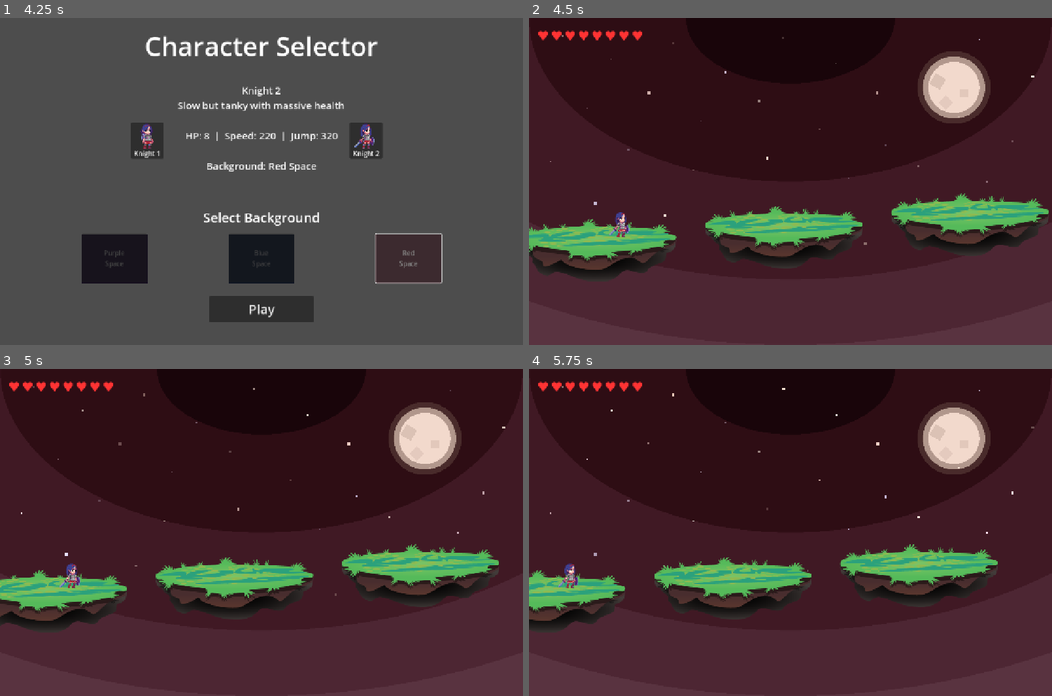
Above: before the commit, frames 1-4 (two rows, left to right).
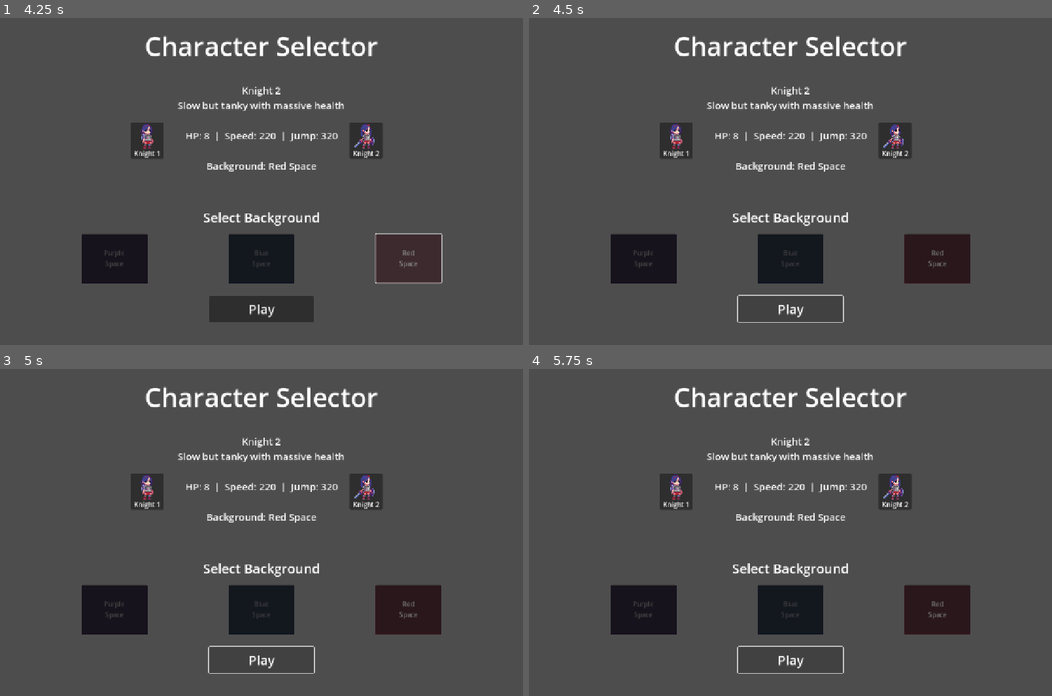
Above: after the commit, the same moments.

Repository: zxkevin168/gacha-space-birds
Game: Godot game, scene res://scenes/character_selection/character_selection.tscn
The game is run twice, just before and just after one commit, with the same random seed, the same clock (stepped at 60 frames per second) and the same inputs.
Inputs (mouse positions are in pixels of both pictures, inside the frame that each line leads up to):
- Up to frame 1 (4.25 s): click (146, 142) at 0.5 s; click (366, 142) at 1.25 s; click (115, 259) at 2 s; click (261, 259) at 2.75 s; click (407, 259) at 3.5 s
- Up to frame 2 (4.5 s): click "Play" at 4.25 s
- Up to frame 3 (5 s): no input
- Up to frame 4 (5.75 s): click (790, 660) at 5 s, where only the run after the commit has a clickable "Play"

Frame 1 is identical in both runs. In frame 2, 98% of the frame differs, in the area x 0-100%, y 0-100%; in frame 3, 98%; in frame 4, 98%.
Error after the commit: Parse Error: Function "_ready" has the same name as a previously declared function. (res://scenes/main_game/main_game.gd:40)

Commit message:
clean up platform and platforms directory

Diff:
--- a/characters/player_character.gd
+++ b/characters/player_character.gd
@@ -11,90 +11,90 @@
 var stats: CharacterStats
 
 func _ready() -> void:
-	# Load character stats from config
-	stats = CharacterStats.load_from_config(character_id)
+    # Load character stats from config
+    stats = CharacterStats.load_from_config(character_id)
 
-	# Apply stats to character
-	speed = stats.speed
-	jump_velocity = stats.jump_velocity
+    # Apply stats to character
+    speed = stats.speed
+    jump_velocity = stats.jump_velocity
 
-	# Connect to HP change signal for future UI updates
-	stats.hp_changed.connect(_on_hp_changed)
+    # Connect to HP change signal for future UI updates
+    stats.hp_changed.connect(_on_hp_changed)
 
 func _on_hp_changed(new_hp: int, max_hp: int) -> void:
-	# Check if character died from HP loss
-	if new_hp <= 0:
-		_handle_death()
+    # Check if character died from HP loss
+    if new_hp <= 0:
+        _handle_death()
 
 func _die_from_fall() -> void:
-	# Character fell off the screen
-	if stats:
-		stats.current_hp = 0
-		stats.hp_changed.emit(0, stats.max_hp)
-	_handle_death()
+    # Character fell off the screen
+    if stats:
+        stats.current_hp = 0
+        stats.hp_changed.emit(0, stats.max_hp)
+    _handle_death()
 
 func _handle_death() -> void:
-	# Handle character death
-	# Store reference to scene tree before disabling anything
-	var tree = get_tree()
-	if not tree:
-		return
+    # Handle character death
+    # Store reference to scene tree before disabling anything
+    var tree = get_tree()
+    if not tree:
+        return
 
-	# Disable physics processing to stop movement
-	set_physics_process(false)
+    # Disable physics processing to stop movement
+    set_physics_process(false)
 
-	# Wait a moment before showing game over screen
-	await tree.create_timer(0.5).timeout
+    # Wait a moment before showing game over screen
+    await tree.create_timer(0.5).timeout
 
-	# Check tree is still valid before changing scene
-	if tree:
-		tree.change_scene_to_file("res://scenes/game_over/game_over.tscn")
+    # Check tree is still valid before changing scene
+    if tree:
+        tree.change_scene_to_file("res://scenes/game_over/game_over.tscn")
 
 func _physics_process(delta: float) -> void:
-	# Check if character has fallen off screen
-	if position.y > get_viewport_rect().size.y + 100:
-		_die_from_fall()
-		return
+    # Check if character has fallen off screen
+    if position.y > get_viewport_rect().size.y + 100:
+        _die_from_fall()
+        return
 
-	# Check if character is dead
-	if stats and not stats.is_alive():
-		_handle_death()
-		return
+    # Check if character is dead
+    if stats and not stats.is_alive():
+        _handle_death()
+        return
 
-	$AnimatedSprite2D.play()
+    $AnimatedSprite2D.play()
 
-	var static_speed = Vector2.ZERO
+    var static_speed = Vector2.ZERO
 
-	# Move with the platform
-	if is_on_floor():
-		static_speed = get_slide_collision(0).get_collider().velocity
+    # Move with the platform
+    if is_on_floor():
+        static_speed = get_slide_collision(0).get_collider().velocity
 
-	# Add the gravity.
-	if not is_on_floor():
-		velocity += get_gravity() * delta
-		static_speed = Vector2.ZERO
+    # Add the gravity.
+    if not is_on_floor():
+        velocity += get_gravity() * delta
+        static_speed = Vector2.ZERO
 
-	# Handle jump.
-	if Input.is_action_just_pressed("move_jump") and is_on_floor():
-		velocity.y = jump_velocity
+    # Handle jump.
+    if Input.is_action_just_pressed("move_jump") and is_on_floor():
+        velocity.y = jump_velocity
 
-	# Get the input direction and handle the movement/deceleration
-	direction = Input.get_axis("move_left", "move_right")
-	if direction:
-		$AnimatedSprite2D.flip_h = false if direction >= 0 else true
-		velocity.x = direction * speed
-	else:
-		velocity.x = move_toward(velocity.x, static_speed.x, speed)
+    # Get the input direction and handle the movement/deceleration
+    direction = Input.get_axis("move_left", "move_right")
+    if direction:
+        $AnimatedSprite2D.flip_h = false if direction >= 0 else true
+        velocity.x = direction * speed
+    else:
+        velocity.x = move_toward(velocity.x, static_speed.x, speed)
 
 
-	if velocity.y < 0:
-		$AnimatedSprite2D.animation = "jumping"
-	elif velocity.y > 0:
-		$AnimatedSprite2D.animation = "falling"
-	elif velocity.x == static_speed.x:
-		$AnimatedSprite2D.animation = "idle"
-	else:
-		$AnimatedSprite2D.animation = "walking"
+    if velocity.y < 0:
+        $AnimatedSprite2D.animation = "jumping"
+    elif velocity.y > 0:
+        $AnimatedSprite2D.animation = "falling"
+    elif velocity.x == static_speed.x:
+        $AnimatedSprite2D.animation = "idle"
+    else:
+        $AnimatedSprite2D.animation = "walking"
 
 
-	move_and_slide()
+    move_and_slide()
--- a/level.gd
+++ /dev/null
@@ -1,31 +0,0 @@
-extends Node2D
-
-@export var platform_scene: PackedScene
-
-@onready var last_platform: Node2D = $InitialPlatform
-var screen_size
-
-# Called when the node enters the scene tree for the first time.
-func _ready() -> void:
-    $PlatformSpawner.start()
-    screen_size = get_viewport_rect().size
-
-
-# Called every frame. 'delta' is the elapsed time since the previous frame.
-func _process(_delta: float) -> void:
-    pass
-
-
-func _on_spawn_platform() -> void:
-    var platform = platform_scene.instantiate()
-
-    var spawn_position = last_platform.position
-    spawn_position.x += 400
-    const diff = 100
-    spawn_position.y += randf_range(-diff, diff)
-    const height = 30
-    spawn_position.y = clamp(spawn_position.y, 0, screen_size.y - height)
-
-    platform.position = spawn_position
-    add_child(platform)
-    last_platform = platform
--- a/level.tscn
+++ /dev/null
@@ -1,20 +0,0 @@
-[gd_scene load_steps=4 format=3 uid="uid://15wmvodqfq3y"]
-
-[ext_resource type="Script" uid="uid://0x10qny8aige" path="res://level.gd" id="1_oi3di"]
-[ext_resource type="PackedScene" uid="uid://bqrcs2tt108s3" path="res://player/player.tscn" id="1_vonw3"]
-[ext_resource type="PackedScene" uid="uid://oi0rg0scpf51" path="res://platform/platform.tscn" id="2_oi3di"]
-
-[node name="Level" type="Node2D"]
-script = ExtResource("1_oi3di")
-platform_scene = ExtResource("2_oi3di")
-
-[node name="Player" parent="." instance=ExtResource("1_vonw3")]
-position = Vector2(281, 545)
-JUMP_VELOCITY = -500.0
-
-[node name="InitialPlatform" parent="." instance=ExtResource("2_oi3di")]
-position = Vector2(237, 650)
-
-[node name="PlatformSpawner" type="Timer" parent="."]
-
-[connection signal="timeout" from="PlatformSpawner" to="." method="_on_spawn_platform"]
--- a/platform/platform.gd
+++ b/platform/platform.gd
@@ -1,13 +1,14 @@
 extends StaticBody2D
 
 var speed = 100
+var velocity = Vector2.ZERO
 
 func _ready() -> void:
     pass
 
 
 func _process(delta: float) -> void:
-    var velocity = Vector2(-1, 0) * speed * delta
+    velocity = Vector2(-1, 0) * speed * delta
     position += velocity
 
 
--- a/platforms/floor.gd
+++ /dev/null
@@ -1,17 +0,0 @@
-extends StaticBody2D
-
-@export var speed = 100
-var velocity = Vector2.ZERO
-
-# Called when the node enters the scene tree for the first time.
-func _ready() -> void:
-	pass # Replace with function body.
-
-# Called every frame. 'delta' is the elapsed time since the previous frame.
-func _process(delta: float) -> void:
-	velocity.x = -1
-	velocity = velocity.normalized() * 100
-	position += velocity * delta
-
-func _on_visible_on_screen_notifier_2d_screen_exited() -> void:
-	queue_free()
--- a/platforms/floor.tscn
+++ /dev/null
@@ -1,23 +0,0 @@
-[gd_scene load_steps=4 format=3 uid="uid://did0y04jsq2sy"]
-
-[ext_resource type="Texture2D" uid="uid://b5v72gdbxsbty" path="res://platforms/assets/platform_1.png" id="1_i3b13"]
-[ext_resource type="Script" uid="uid://byvgihhwnmjee" path="res://platforms/floor.gd" id="1_kuqtn"]
-
-[sub_resource type="RectangleShape2D" id="RectangleShape2D_4w0v5"]
-size = Vector2(384, 112)
-
-[node name="floor" type="StaticBody2D"]
-script = ExtResource("1_kuqtn")
-metadata/_edit_group_ = true
-
-[node name="Sprite2D" type="Sprite2D" parent="."]
-texture = ExtResource("1_i3b13")
-
-[node name="CollisionShape2D" type="CollisionShape2D" parent="."]
-position = Vector2(0, 24)
-shape = SubResource("RectangleShape2D_4w0v5")
-
-[node name="VisibleOnScreenNotifier2D" type="VisibleOnScreenNotifier2D" parent="."]
-rect = Rect2(-192, -64, 384, 144)
-
-[connection signal="screen_exited" from="VisibleOnScreenNotifier2D" to="." method="_on_visible_on_screen_notifier_2d_screen_exited"]
--- a/player/player.gd
+++ /dev/null
@@ -1,25 +0,0 @@
-extends CharacterBody2D
-
-
-@export var SPEED = 300.0
-@export var JUMP_VELOCITY = -400.0
-
-
-func _physics_process(delta: float) -> void:
-    # Add the gravity.
-    if not is_on_floor():
-        velocity += get_gravity() * delta
-
-    # Handle jump.
-    if Input.is_action_just_pressed("ui_accept") and is_on_floor():
-        velocity.y = JUMP_VELOCITY
-
-    # Get the input direction and handle the movement/deceleration.
-    # As good practice, you should replace UI actions with custom gameplay actions.
-    var direction := Input.get_axis("ui_left", "ui_right")
-    if direction:
-        velocity.x = direction * SPEED
-    else:
-        velocity.x = move_toward(velocity.x, 0, SPEED)
-
-    move_and_slide()
--- a/player/player.tscn
+++ /dev/null
@@ -1,17 +0,0 @@
-[gd_scene load_steps=3 format=3 uid="uid://bqrcs2tt108s3"]
-
-[ext_resource type="Script" uid="uid://dnreik5lamqlx" path="res://player/player.gd" id="1_oul6g"]
-
-[sub_resource type="RectangleShape2D" id="RectangleShape2D_kqu6x"]
-size = Vector2(40, 40)
-
-[node name="Player" type="CharacterBody2D"]
-script = ExtResource("1_oul6g")
-
-[node name="Sprite" type="ColorRect" parent="."]
-offset_right = 40.0
-offset_bottom = 40.0
-
-[node name="CollisionShape2D" type="CollisionShape2D" parent="."]
-position = Vector2(20, 20)
-shape = SubResource("RectangleShape2D_kqu6x")
--- a/scenes/character_selection/character_selection.gd
+++ b/scenes/character_selection/character_selection.gd
@@ -8,61 +8,61 @@
 
 # Called when the node enters the scene tree for the first time.
 func _ready() -> void:
-	# Load character stats from config files
-	character_stats[1] = CharacterStats.load_from_config(1)
-	character_stats[2] = CharacterStats.load_from_config(2)
+    # Load character stats from config files
+    character_stats[1] = CharacterStats.load_from_config(1)
+    character_stats[2] = CharacterStats.load_from_config(2)
 
-	character_array = {1: {"name": "Knight 1", "animation": $knight1_animation}, 2: {"name": "Knight 2", "animation": $knight2_animation}}
-	background_array = {1: {"name": "Purple Space"}, 2: {"name": "Blue Space"}, 3: {"name": "Red Space"}}
-	_update_bg_previews()
-	_update_character_info()
+    character_array = {1: {"name": "Knight 1", "animation": $knight1_animation}, 2: {"name": "Knight 2", "animation": $knight2_animation}}
+    background_array = {1: {"name": "Purple Space"}, 2: {"name": "Blue Space"}, 3: {"name": "Red Space"}}
+    _update_bg_previews()
+    _update_character_info()
 
 # Called every frame. 'delta' is the elapsed time since the previous frame.
 func _process(delta: float) -> void:
-	for each in character_array:
-		if each == selected_char:
-			character_array[each]["animation"].play()
-		else:
-			character_array[each]["animation"].stop()
+    for each in character_array:
+        if each == selected_char:
+            character_array[each]["animation"].play()
+        else:
+            character_array[each]["animation"].stop()
 
-	_update_bg_previews()
+    _update_bg_previews()
 
 func _update_character_info() -> void:
-	var stats = character_stats[selected_char]
-	var info_text = stats.character_name
-	info_text += "\n" + stats.description
-	info_text += "\n"
-	info_text += "\nHP: " + str(stats.max_hp) + "  |  Speed: " + str(int(stats.speed)) + "  |  Jump: " + str(int(abs(stats.jump_velocity)))
-	info_text += "\n\nBackground: " + background_array[selected_bg]["name"]
+    var stats = character_stats[selected_char]
+    var info_text = stats.character_name
+    info_text += "\n" + stats.description
+    info_text += "\n"
+    info_text += "\nHP: " + str(stats.max_hp) + "  |  Speed: " + str(int(stats.speed)) + "  |  Jump: " + str(int(abs(stats.jump_velocity)))
+    info_text += "\n\nBackground: " + background_array[selected_bg]["name"]
 
-	$selected_info.text = info_text
+    $selected_info.text = info_text
 
 func _update_bg_previews() -> void:
-	$bg1_preview.modulate = Color(0.5, 0.5, 0.5, 1) if selected_bg != 1 else Color(1, 1, 1, 1)
-	$bg2_preview.modulate = Color(0.5, 0.5, 0.5, 1) if selected_bg != 2 else Color(1, 1, 1, 1)
-	$bg3_preview.modulate = Color(0.5, 0.5, 0.5, 1) if selected_bg != 3 else Color(1, 1, 1, 1)
+    $bg1_preview.modulate = Color(0.5, 0.5, 0.5, 1) if selected_bg != 1 else Color(1, 1, 1, 1)
+    $bg2_preview.modulate = Color(0.5, 0.5, 0.5, 1) if selected_bg != 2 else Color(1, 1, 1, 1)
+    $bg3_preview.modulate = Color(0.5, 0.5, 0.5, 1) if selected_bg != 3 else Color(1, 1, 1, 1)
 
 func _on_knight_1_button_pressed() -> void:
-	selected_char = 1
-	_update_character_info()
+    selected_char = 1
+    _update_character_info()
 
 func _on_knight_2_button_pressed() -> void:
-	selected_char = 2
-	_update_character_info()
+    selected_char = 2
+    _update_character_info()
 
 func _on_bg_1_button_pressed() -> void:
-	selected_bg = 1
-	_update_character_info()
+    selected_bg = 1
+    _update_character_info()
 
 func _on_bg_2_button_pressed() -> void:
-	selected_bg = 2
-	_update_character_info()
+    selected_bg = 2
+    _update_character_info()
 
 func _on_bg_3_button_pressed() -> void:
-	selected_bg = 3
-	_update_character_info()
+    selected_bg = 3
+    _update_character_info()
 
 func _on_play_button_pressed() -> void:
-	Global.selected_character = selected_char
-	Global.selected_background = selected_bg
-	get_tree().change_scene_to_file("res://scenes/main_game/main_game.tscn")
+    Global.selected_character = selected_char
+    Global.selected_background = selected_bg
+    get_tree().change_scene_to_file("res://scenes/main_game/main_game.tscn")
--- a/scenes/character_selection/character_selection.tscn
+++ b/scenes/character_selection/character_selection.tscn
@@ -175,6 +175,7 @@
 color = Color(0.08, 0.15, 0.3, 1)
 
 [node name="bg2_label" type="Label" parent="bg2_preview"]
+layout_mode = 0
 offset_right = 160.0
 offset_bottom = 120.0
 text = "Blue
@@ -196,6 +197,7 @@
 color = Color(0.25, 0.08, 0.12, 1)
 
 [node name="bg3_label" type="Label" parent="bg3_preview"]
+layout_mode = 0
 offset_right = 160.0
 offset_bottom = 120.0
 text = "Red
--- a/scenes/game_over/game_over.gd
+++ b/scenes/game_over/game_over.gd
@@ -1,6 +1,6 @@
 extends Control
 
 func _ready() -> void:
-	# Wait 2 seconds before transitioning to character selection
-	await get_tree().create_timer(2.0).timeout
-	get_tree().change_scene_to_file("res://scenes/character_selection/character_selection.tscn")
+    # Wait 2 seconds before transitioning to character selection
+    await get_tree().create_timer(2.0).timeout
+    get_tree().change_scene_to_file("res://scenes/character_selection/character_selection.tscn")
--- a/scenes/main_game/main_game.gd
+++ b/scenes/main_game/main_game.gd
@@ -2,50 +2,61 @@
 
 @export var platform_scene: PackedScene
 @export var max_jump = 30
+
+@onready var last_platform: Node2D = $StartPlatform
 var prev_platform_vector_y = 505
 var rng = RandomNumberGenerator.new()
 var characters: Array[String] = ["res://characters/knight1.tscn", "res://characters/knight2.tscn"]
 var backgrounds: Array[String] = [
-	"res://scenes/backgrounds/space_purple.tscn",
-	"res://scenes/backgrounds/space_blue.tscn",
-	"res://scenes/backgrounds/space_red.tscn"
+    "res://scenes/backgrounds/space_purple.tscn",
+    "res://scenes/backgrounds/space_blue.tscn",
+    "res://scenes/backgrounds/space_red.tscn"
 ]
 
 # Called when the node enters the scene tree for the first time.
 func _ready() -> void:
-	# Load selected background
-	var bg_path: String = backgrounds[Global.selected_background - 1]
-	var background = load(bg_path).instantiate()
-	add_child(background)
+    # Load selected background
+    var bg_path: String = backgrounds[Global.selected_background - 1]
+    var background = load(bg_path).instantiate()
+    add_child(background)
 
-	$spawn_timer.start()
-	var path: String = characters[Global.selected_character - 1]
-	var player_character = load(path).instantiate()
-	player_character.character_id = Global.selected_character
-	player_character.position = Vector2(240, 504)
-	add_child(player_character)
+    $spawn_timer.start()
+    var path: String = characters[Global.selected_character - 1]
+    var player_character = load(path).instantiate()
+    player_character.character_id = Global.selected_character
+    player_character.position = Vector2(240, 504)
+    add_child(player_character)
 
-	# Create and setup HUD
-	var hud = CanvasLayer.new()
-	var hud_script = load("res://scenes/hud/game_hud.gd")
-	hud.set_script(hud_script)
-	add_child(hud)
+    # Create and setup HUD
+    var hud = CanvasLayer.new()
+    var hud_script = load("res://scenes/hud/game_hud.gd")
+    hud.set_script(hud_script)
+    add_child(hud)
 
-	# Connect HUD to player
-	hud.connect_to_player(player_character)
+    # Connect HUD to player
+    hud.connect_to_player(player_character)
 
 
-# Called every frame. 'delta' is the elapsed time since the previous frame.
-func _process(delta: float) -> void:
-	pass
+func _ready() -> void:
+    $SpawnTimer.start()
+    var path: String = characters[Global.selected_character - 1]
+    var player_character = load(path).instantiate()
+    player_character.position = Vector2(240, 504)
+    add_child(player_character)
+
+
+func _process(_delta: float) -> void:
+    pass
 
 func _on_spawn_timer_timeout() -> void:
-	var platform = platform_scene.instantiate()
-	var x = 1096
-	var y = rng.randf_range(prev_platform_vector_y - max_jump, get_viewport().size.y)
-	prev_platform_vector_y = y
-	var spawn_location = Vector2(x, y)
+    var platform = platform_scene.instantiate()
 
-	platform.position = spawn_location
+    var spawn_position = last_platform.position
+    spawn_position.x += 400
+    const platform_height = 30
+    var max_y = get_viewport().size.y - platform_height
+    spawn_position.y = rng.randf_range(spawn_position.y - max_jump, max_y)
 
-	add_child(platform)
+    platform.position = spawn_position
+    add_child(platform)
+    last_platform = platform
--- a/scenes/main_game/main_game.tscn
+++ b/scenes/main_game/main_game.tscn
@@ -1,22 +1,15 @@
 [gd_scene load_steps=2 format=3 uid="uid://ctm7ijybvxjnk"]
 
 [ext_resource type="Script" uid="uid://k5yhi3n84ocj" path="res://scenes/main_game/main_game.gd" id="1_d2op2"]
-[ext_resource type="PackedScene" uid="uid://did0y04jsq2sy" path="res://platforms/floor.tscn" id="2_0rdsr"]
+[ext_resource type="PackedScene" uid="uid://oi0rg0scpf51" path="res://platform/platform.tscn" id="2_fjyug"]
 
 [node name="main_game" type="Node2D"]
 script = ExtResource("1_d2op2")
-platform_scene = ExtResource("2_0rdsr")
+platform_scene = ExtResource("2_fjyug")
 
 [node name="floor" parent="." instance=ExtResource("2_0rdsr")]
 position = Vector2(184, 568)
 
-[node name="floor2" parent="." instance=ExtResource("2_0rdsr")]
-position = Vector2(641, 536)
+[node name="SpawnTimer" type="Timer" parent="."]
 
-[node name="floor3" parent="." instance=ExtResource("2_0rdsr")]
-position = Vector2(1096, 505)
-
-[node name="spawn_timer" type="Timer" parent="."]
-wait_time = 5.0
-
-[connection signal="timeout" from="spawn_timer" to="." method="_on_spawn_timer_timeout"]
+[connection signal="timeout" from="SpawnTimer" to="." method="_on_spawn_timer_timeout"]
Not shown, removed: level.gd.uid
Renamed: platforms/assets/platform_1.png -> platform/assets/platform_1.png
Not shown, changed: platform/assets/platform_1.png.import
Renamed: platforms/assets/platform_2.png -> platform/assets/platform_2.png
Not shown, changed: platform/assets/platform_2.png.import
Not shown, removed: platforms/floor.gd.uid
Not shown, removed: player/player.gd.uid
